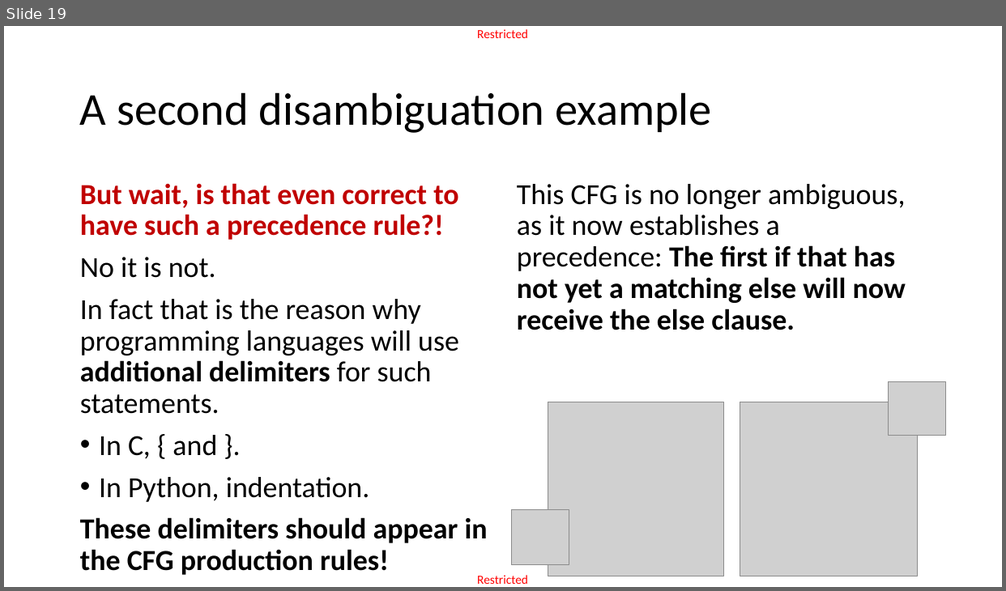
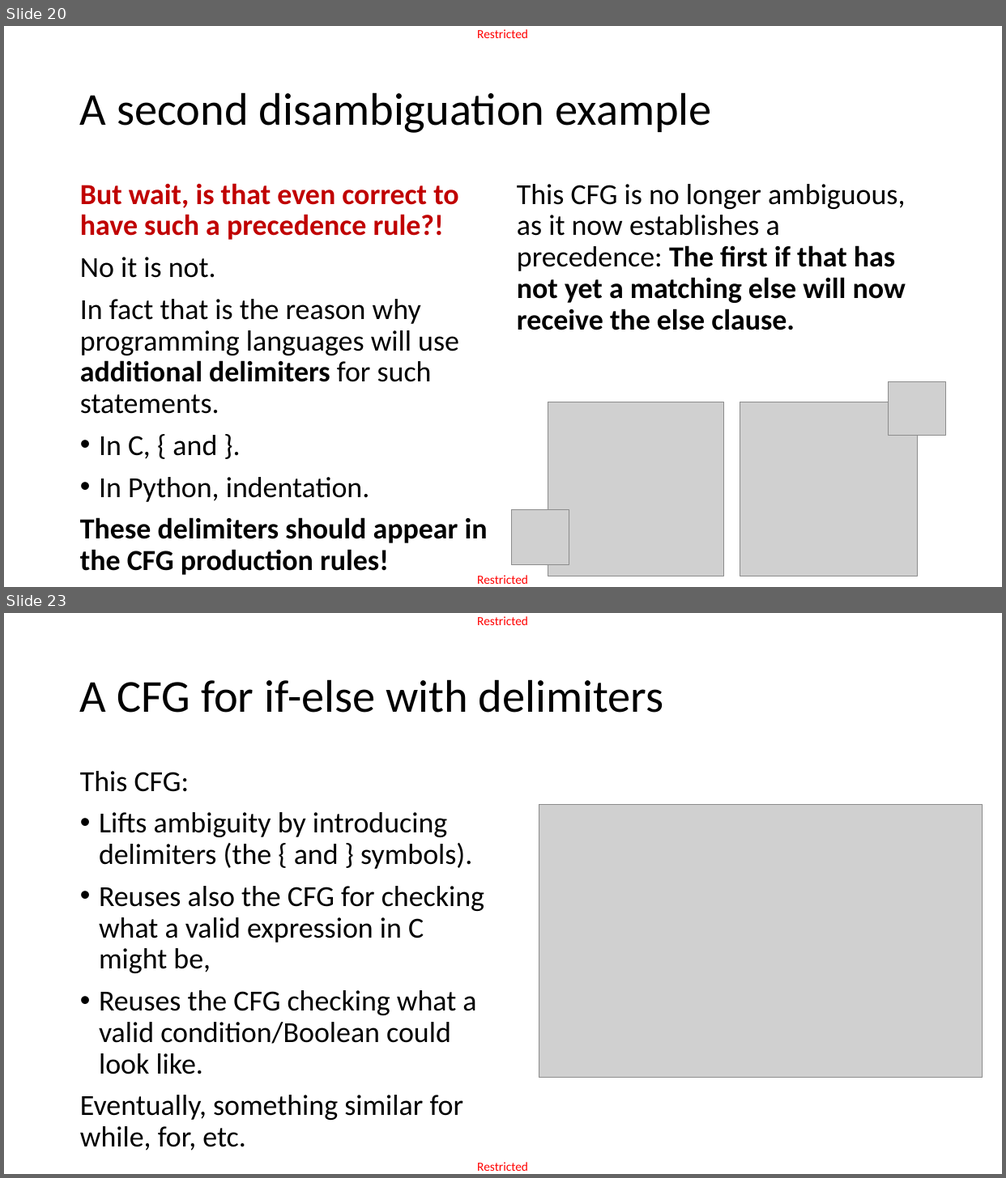
Before and after one commit to matthieudemari/SUTD_PLC_50_051, a slide deck: W10/W10S3/W10S3.pptx. Shown one above the other, each under a label of ours: slide 19 before the commit, slides 20 and 23 after it; the slides between them are not shown. The pictures are 1006x591 and 1006x1178 pixels, drawn with LibreOffice and Linux fonts; fonts in the diff are those of the drawing; grey boxes stand for pictures. Boxes give left, top, right and bottom in pixels: in the first picture for what was removed or moved away, otherwise in the second. Text is boxed around its words. In the diff, an @@ line names an element or a change of style, - is before the commit and + after.

```diff
--- a/W10/W10S3/W10S3.pptx
+++ b/W10/W10S3/W10S3.pptx
@@ slide 23 added at (x1=4, y1=613, x2=1002, y2=1174), background #FFFFFF; not listed: 2 template elements that a slide beside it also shows @@
@@ title added at (x1=80, y1=679, x2=664, y2=713), 44 pt, text #000000 @@
+A CFG for if-else with delimiters
@@ text added at (x1=80, y1=771, x2=484, y2=1151), 28 pt, text #000000 @@
+This CFG:
+• Lifts ambiguity by introducing delimiters (the { and } symbols).
+• Reuses also the CFG for checking what a valid expression in C might be,
+• Reuses the CFG checking what a valid condition/Boolean could look like.
+Eventually, something similar for while, for, etc.
@@ picture added at (x1=539, y1=805, x2=983, y2=1077) @@
@@ what was slide 19 is now slide 20 @@
```
Also in this commit, not shown: 5 slides changed, 66 other slides added, 6 slides removed, 3 other files.
